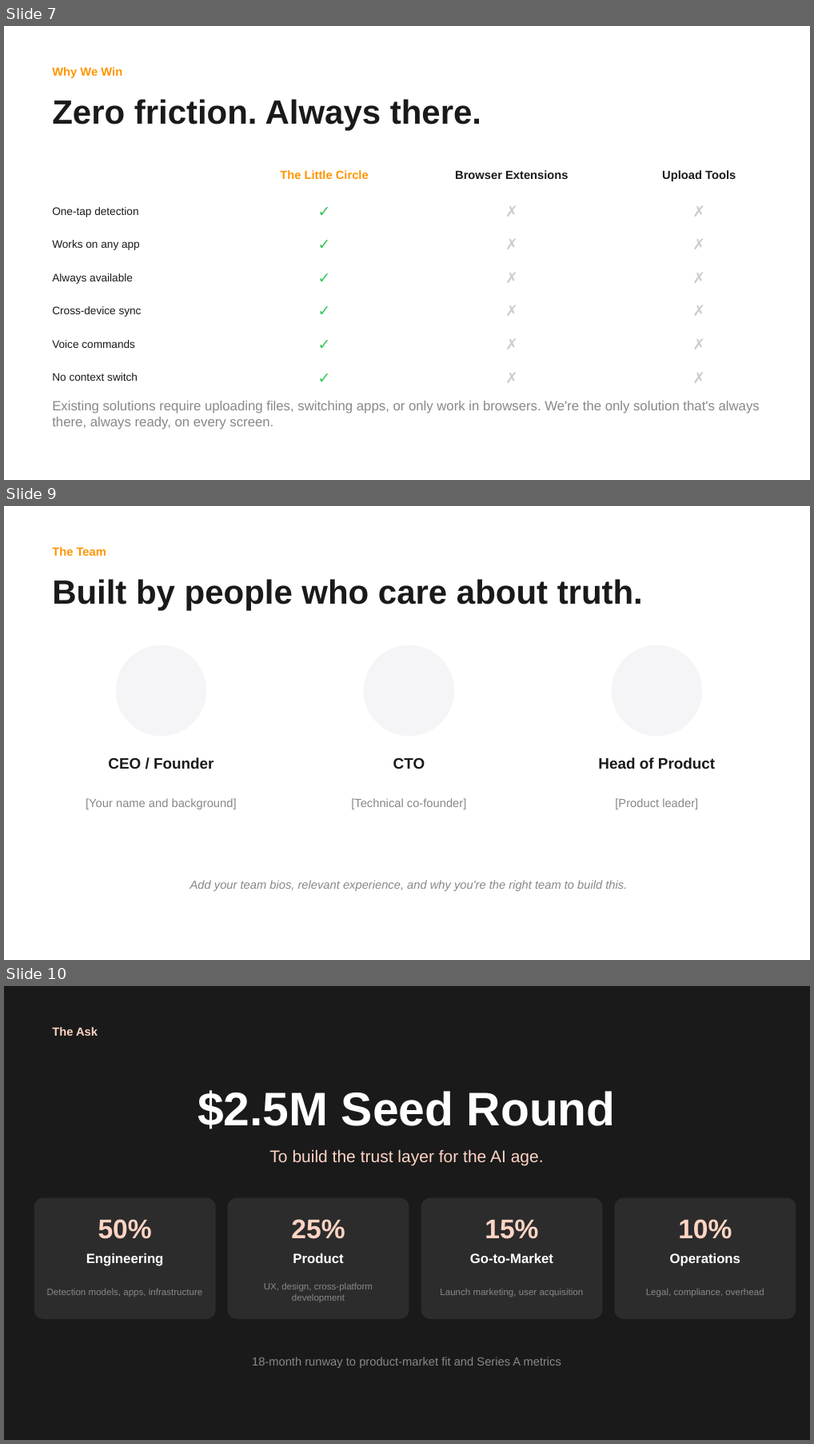
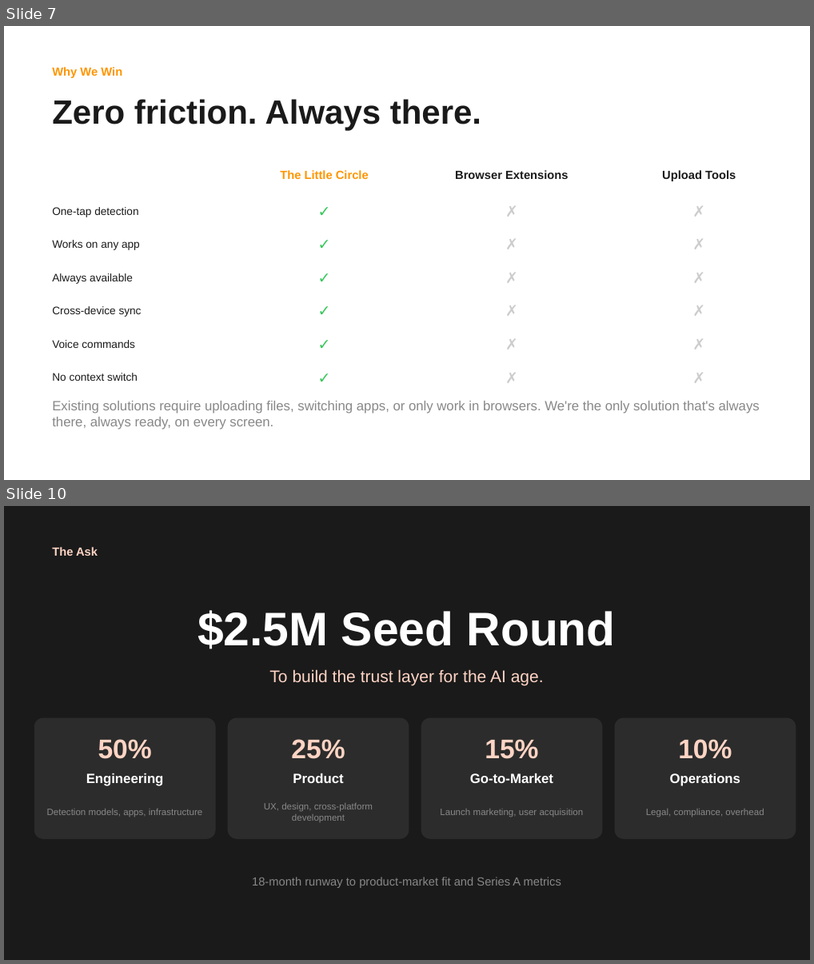
Before and after one commit to PizzyInc/thelittlecircle, a slide deck: Docs/The-Little-Circle-Pitch-Deck.pptx. Shown one above the other, each under a label of ours: slides 7, 9 and 10 before the commit, slides 7 and 10 after it; the slides between them are not shown. The pictures are 814x1444 and 814x964 pixels, drawn with LibreOffice and Linux fonts; fonts in the diff are those of the drawing. Boxes give left, top, right and bottom in pixels: in the first picture for what was removed or moved away, otherwise in the second. Text is boxed around its words. In the diff, an @@ line names an element or a change of style, - is before the commit and + after.

```diff
--- a/Docs/The-Little-Circle-Pitch-Deck.pptx
+++ b/Docs/The-Little-Circle-Pitch-Deck.pptx
@@ slide 9 removed at bbox=[4, 506, 810, 960], background #FFFFFF @@
@@ text removed at bbox=[52, 547, 106, 556] @@
-The Team
@@ text removed at bbox=[52, 579, 643, 611] @@
-Built by people who care about truth.
@@ ellipse removed at bbox=[116, 645, 206, 736] @@
@@ ellipse removed at bbox=[364, 645, 454, 736] @@
@@ ellipse removed at bbox=[612, 645, 702, 736] @@
@@ text removed at bbox=[108, 757, 214, 768] @@
-CEO / Founder
@@ text removed at bbox=[394, 757, 426, 768] @@
-CTO
@@ text removed at bbox=[598, 757, 715, 768] @@
-Head of Product
@@ text removed at bbox=[86, 798, 237, 809] @@
-[Your name and background]
@@ text removed at bbox=[351, 798, 466, 809] @@
-[Technical co-founder]
@@ text removed at bbox=[615, 798, 698, 809] @@
-[Product leader]
@@ text removed at bbox=[190, 880, 627, 891] @@
-Add your team bios, relevant experience, and why you're the right team to build this.
```
Also in this commit, not shown: 3 slides changed, 1 slide added, 13 other files.
